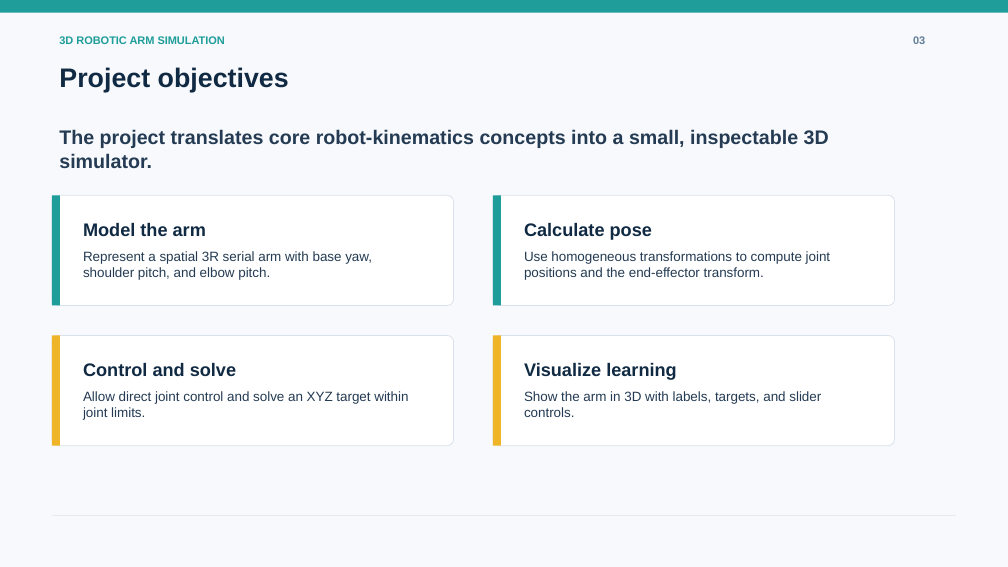
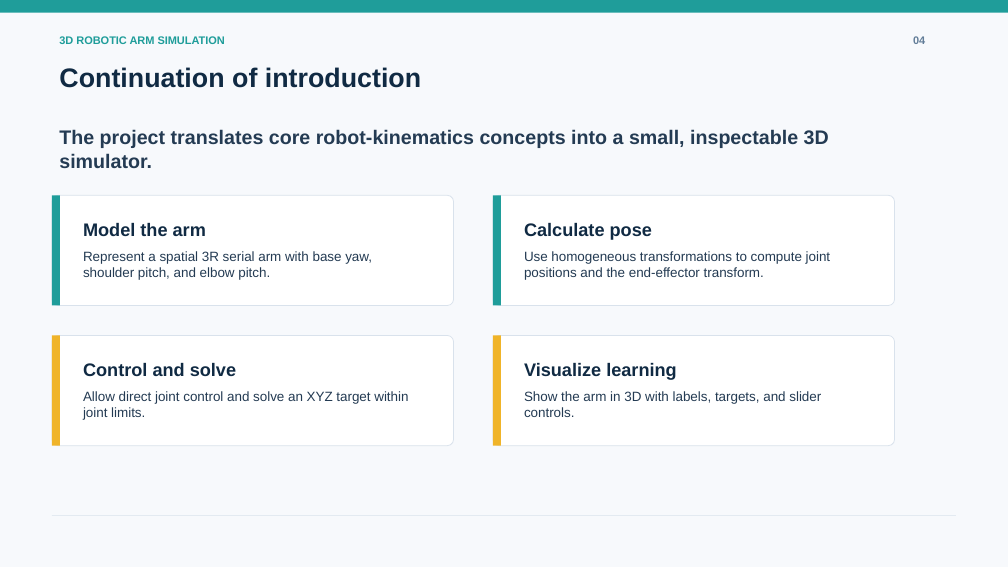
Before and after one commit to shubham01651/Robotic-arm-simulation, a slide deck: slide 4 of presentation/3d_robotic_arm_simulation.pptx (slide 3 before the commit). Drawn at 1008x567 pixels with LibreOffice and Linux fonts; fonts in the diff are those of the drawing. Boxes give left, top, right and bottom in pixels: in the first picture for what was removed or moved away, otherwise in the second. Text is boxed around its words. In the diff, an @@ line names an element or a change of style, - is before the commit and + after.

```diff
--- a/presentation/3d_robotic_arm_simulation.pptx
+++ b/presentation/3d_robotic_arm_simulation.pptx
@@ text at (913, 36, 925, 44): text changed @@
-03
+04
@@ text at (59, 67, 421, 88): text changed @@
-Project objectives
+Continuation of introduction
```
Also in this commit, not shown: 8 other slides changed, 1 slide added.
